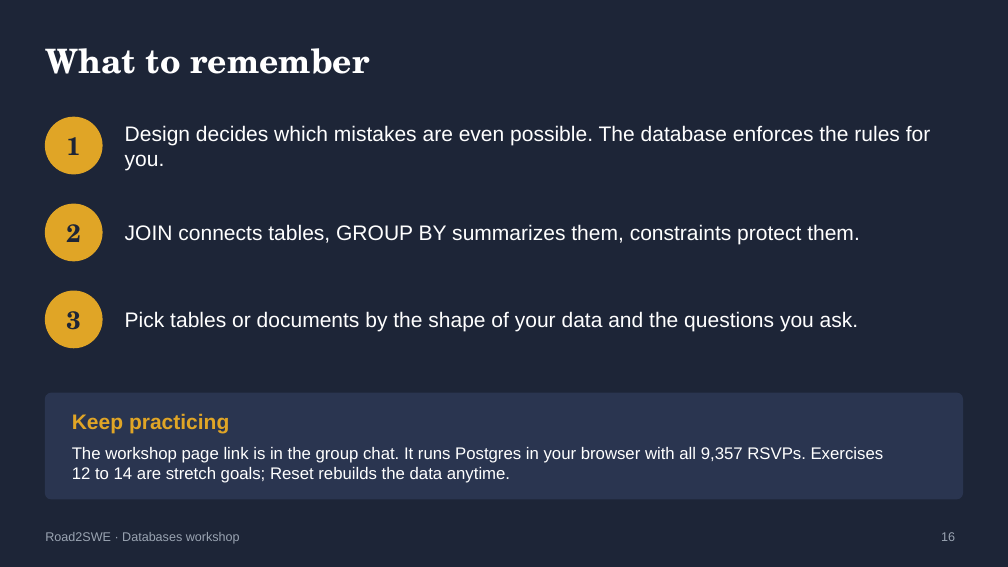
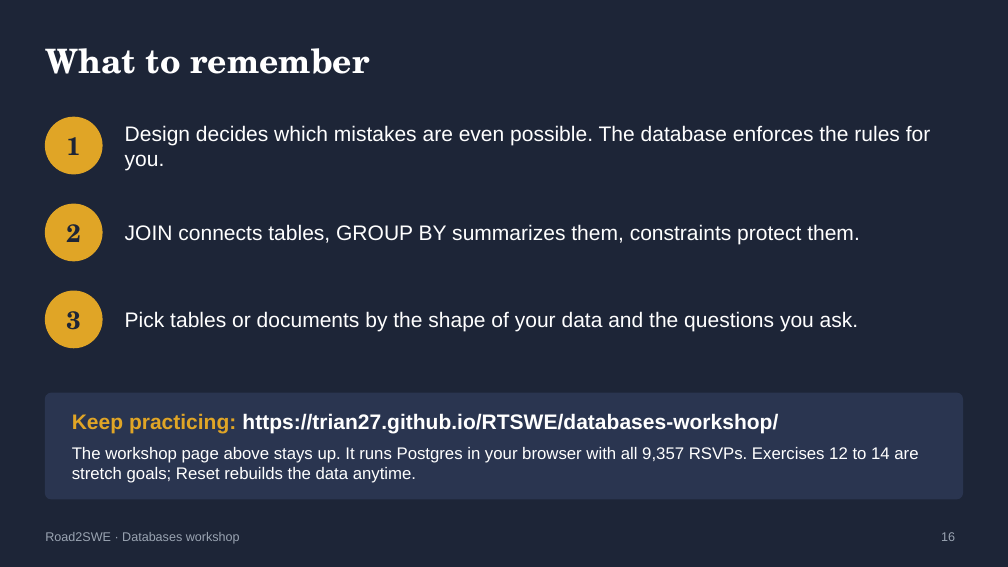
Before and after one commit to Trian27/RTSWEDatabasesWorkshop, a slide deck: slide 16 of slides/databases-workshop.pptx. Drawn at 1008x567 pixels with LibreOffice and Linux fonts; fonts in the diff are those of the drawing. Boxes give left, top, right and bottom in pixels: in the first picture for what was removed or moved away, otherwise in the second. Text is boxed around its words. In the diff, an @@ line names an element or a change of style, - is before the commit and + after.

```diff
--- a/slides/databases-workshop.pptx
+++ b/slides/databases-workshop.pptx
@@ text at (72, 413, 778, 433): text changed; text colour #E0A526 to #FFFFFF @@
-Keep practicing
+Keep practicing: https://trian27.github.io/RTSWE/databases-workshop/
@@ text at (72, 447, 918, 483): text changed @@
-The workshop page link is in the group chat. It runs Postgres in your browser with all 9,357 RSVPs. Exercises 12 to 14 are stretch goals; Reset rebuilds the data anytime.
+The workshop page above stays up. It runs Postgres in your browser with all 9,357 RSVPs. Exercises 12 to 14 are stretch goals; Reset rebuilds the data anytime.
```
Also in this commit, not shown: 3 other files.
